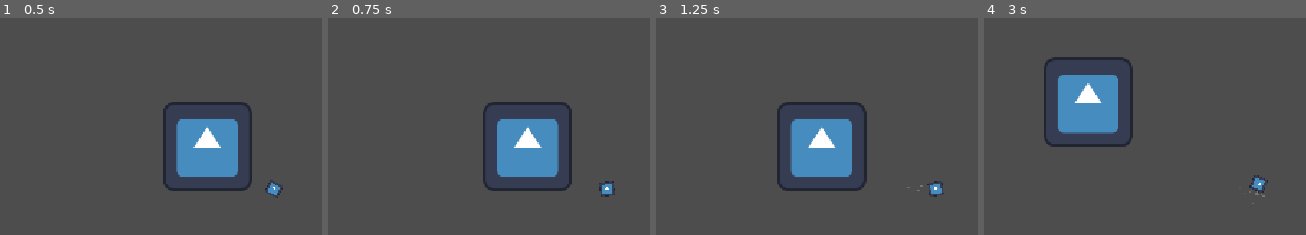
Above: before the commit, frames 1-4 (left to right).
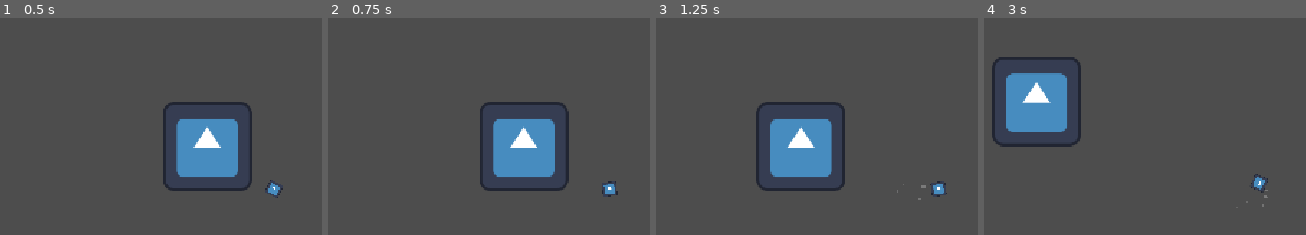
Above: after the commit, the same moments.

Repository: Mrbobbuilder69/GMTK_jam_2026
Game: Godot game, scene res://Scenes/test_scene.tscn
The game is run twice, just before and just after one commit, with the same random seed, the same clock (stepped at 60 frames per second) and the same inputs. The engine's default icon, where the game draws it, is replaced by a stand-in: a white triangle on a blue panel in a dark square. Sound files missing from this copy of the repository are replaced by a short silence.
Inputs (mouse positions are in pixels of both pictures, inside the frame that each line leads up to):
- Up to frame 1 (0.5 s): no input
- Up to frame 2 (0.75 s): tap Enter at 0.5 s; move the mouse to (outside the picture) at 0.52 s; hold D (Right) from 0.53 s (still down); hold Shift (Sprint, bound only after the commit) from 0.53 s (still down)
- Up to frame 3 (1.25 s): keep holding D (Right); keep holding Shift (Sprint, bound only after the commit)
- Up to frame 4 (3 s): move the mouse to (1096, 211) at 1.27 s; release D (Right) at 1.28 s; release Shift (Sprint, bound only after the commit) at 1.28 s; hold S (Down) 1.28-2.03 s; tap Shift (Sprint, bound only after the commit) at 1.35, 2.85 s; move the mouse to (outside the picture) at 2.02 s; hold D (Right) 2.03-2.78 s; hold Shift (Sprint, bound only after the commit) 2.03-2.78 s; move the mouse to (outside the picture) at 2.77 s; hold W (Up) from 2.78 s (still down)

Frame 1 is identical in both runs. In frame 2, 2.5% of the frame differs, in the area x 47-91%, y 38-83%; in frame 3, 6.0%; in frame 4, 11%, in the area x 2-89%, y 17-88%.

Commit message:
Sprinting

Diff:
--- a/Scripts/player_movement.gd
+++ b/Scripts/player_movement.gd
@@ -1,7 +1,8 @@
 extends RigidBody2D
 
-@export var speed : float = 20000.0
-@export var footstep_interval : float = 20.0
+@export var speed : float = 100.0
+@export var sprint_speed : float = 150.0
+@export var footstep_interval : float = 30.0
 
 var footstep_distance_counter : float = 0.0
 var prev_position : Vector2
@@ -9,12 +10,20 @@
 func _physics_process(delta: float) -> void:
 	var inputVec := Input.get_vector("Left","Right","Up","Down")
 	var mousePos = get_global_mouse_position()
-	linear_velocity = speed*inputVec
+
+	var cur_speed : float
+	if Input.is_action_pressed("Sprint"):
+		cur_speed = sprint_speed
+	else:
+		cur_speed = speed
+	linear_velocity = cur_speed*inputVec
 	look_at(mousePos)
 
+
+
 	footstep_distance_counter += global_position.distance_to(prev_position)
-	if footstep_distance_counter > footstep_interval and inputVec != Vector2.ZERO:
-		Effects.spawn_sfx("res://Sound/footstep.wav", self, 0.0, 1.0, self.global_position)
+	if footstep_distance_counter > footstep_interval * (cur_speed/speed) and inputVec != Vector2.ZERO:
+		Effects.spawn_sfx("res://Sound/footstep.wav", self, 0.0, cur_speed/speed, self.global_position)
 		Effects.spawn_particles("res://ParticleEffects/footstep_particles.tscn", self.global_position, self, true)
 		footstep_distance_counter = 0.0
 
--- a/project.godot
+++ b/project.godot
@@ -46,6 +46,11 @@
 "events": [Object(InputEventKey,"resource_local_to_scene":false,"resource_name":"","device":-1,"window_id":0,"alt_press …(192 unchanged characters)…
 ]
 }
+Sprint={
+"deadzone": 0.2,
+"events": [Object(InputEventKey,"resource_local_to_scene":false,"resource_name":"","device":-1,"window_id":0,"alt_pressed":false,"shift_pressed":false,"ctrl_pressed":false,"meta_pressed":false,"pressed":false,"keycode":0,"physical_keycode":4194325,"key_label":0,"unicode":0,"location":0,"echo":false,"script":null)
+]
+}
 
 [physics]
 
